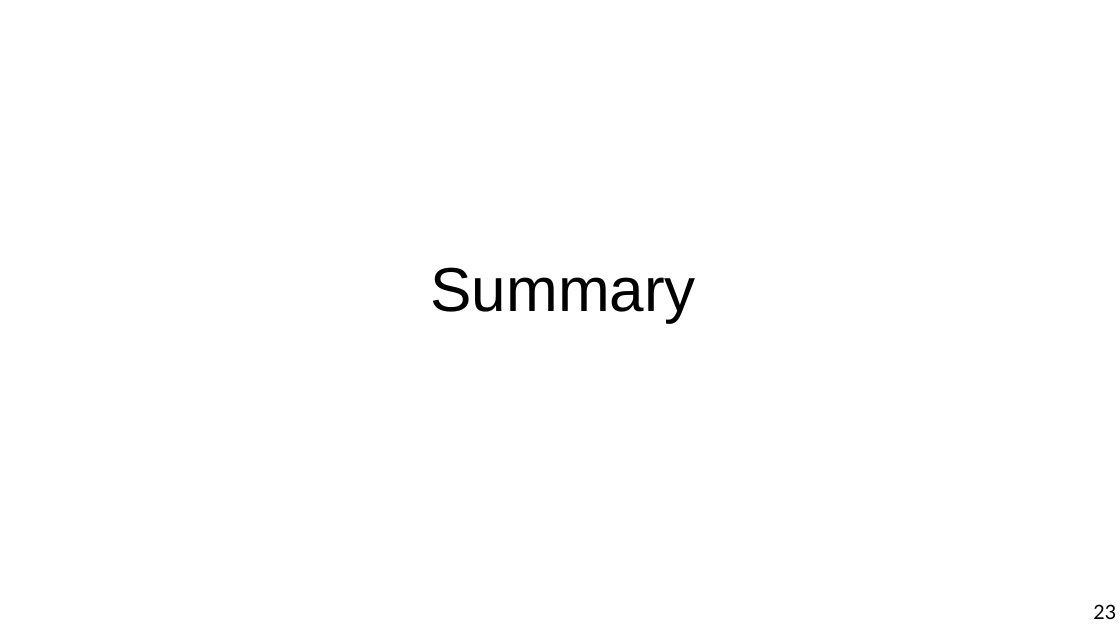
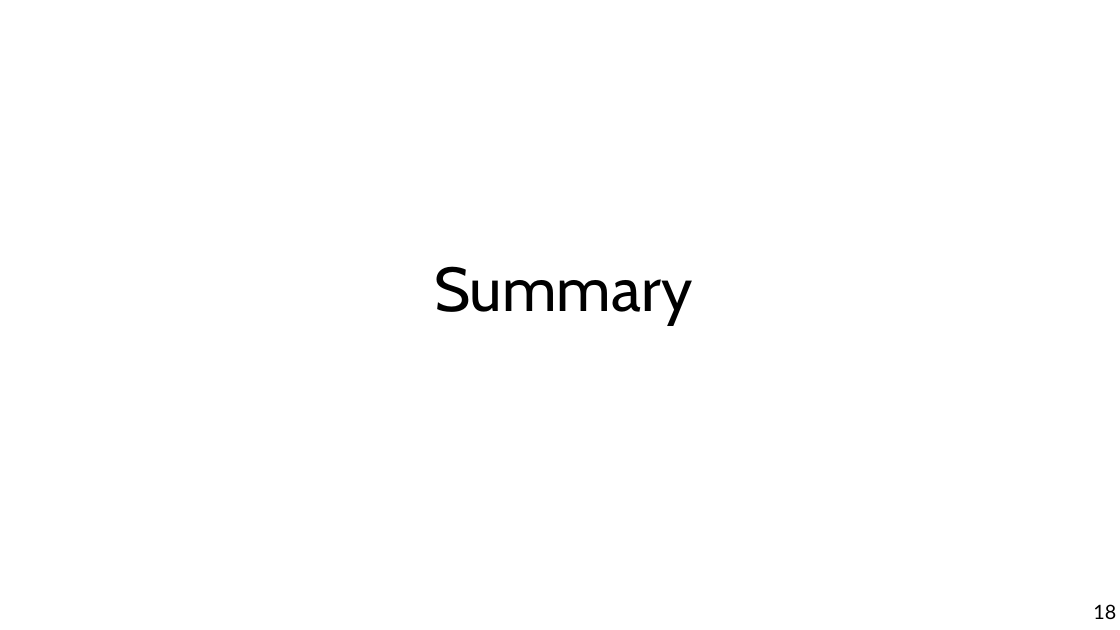
Before and after one commit to chatox/data-mining-course, a slide deck: slide 18 of theory/odp/tt05_reduction.odp (slide 23 before the commit). Drawn at 1120x630 pixels with LibreOffice and Linux fonts; fonts in the diff are those of the drawing. Boxes give left, top, right and bottom in pixels: in the first picture for what was removed or moved away, otherwise in the second. Text is boxed around its words. In the diff, an @@ line names an element or a change of style, - is before the commit and + after.

```diff
--- a/theory/odp/tt05_reduction.odp
+++ b/theory/odp/tt05_reduction.odp
@@ title "Summary" at (434, 266, 692, 324): font Arial to Cabin @@
@@ page number at (1093, 604, 1116, 619): text changed @@
-23
+18
```
Also in this commit, not shown: 23 other slides changed, 2 slides added, 1 slide removed, 10 other files.
